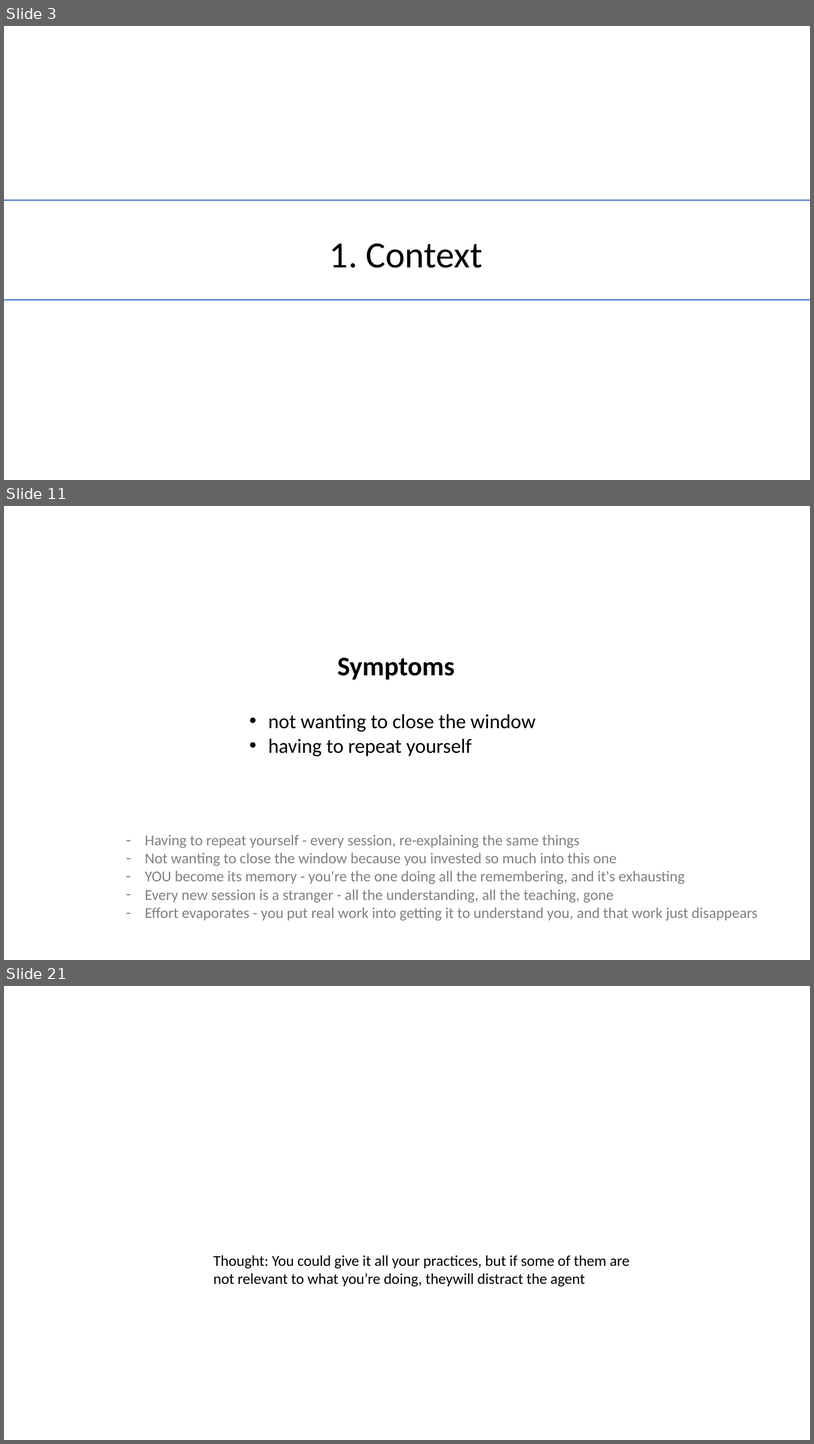
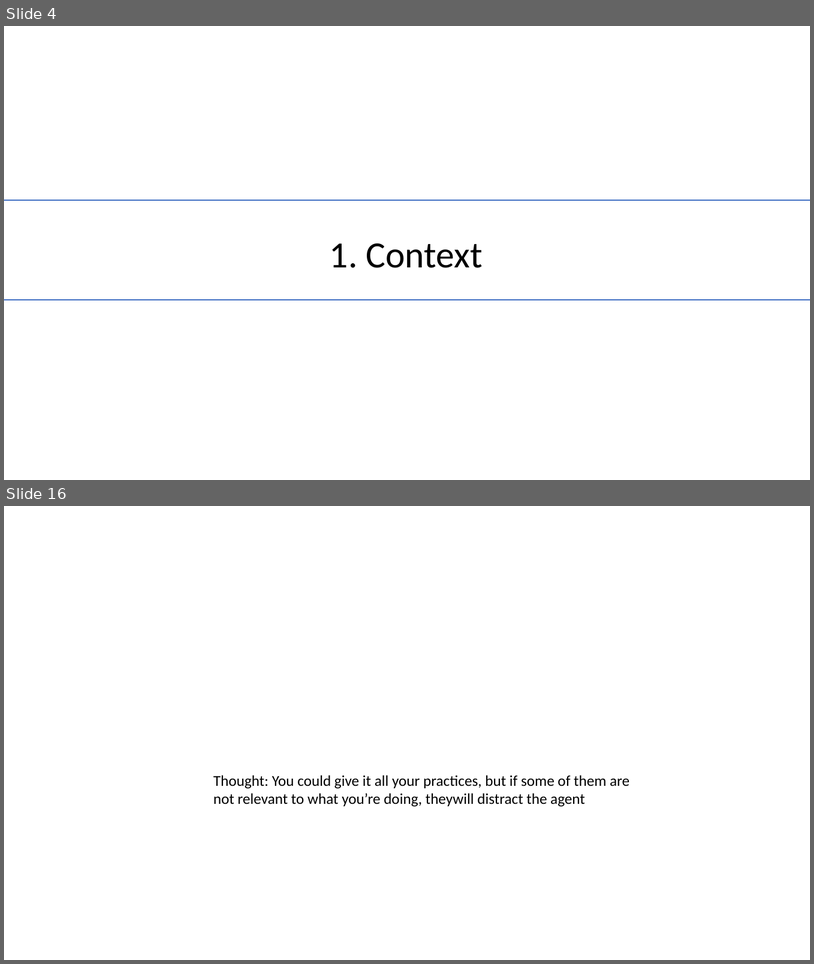
Before and after one commit to lexler/Talks, a slide deck: Slides/Core Patterns for Coding with AI.pptx. Shown one above the other, each under a label of ours: slides 3, 11 and 21 before the commit, slides 4 and 16 after it; the slides between them are not shown. The pictures are 814x1444 and 814x964 pixels, drawn with LibreOffice and Linux fonts; fonts in the diff are those of the drawing. Boxes give left, top, right and bottom in pixels: in the first picture for what was removed or moved away, otherwise in the second. Text is boxed around its words. In the diff, an @@ line names an element or a change of style, - is before the commit and + after.

```diff
--- a/Slides/Core Patterns for Coding with AI.pptx
+++ b/Slides/Core Patterns for Coding with AI.pptx
@@ slide 11 removed at bbox=[4, 506, 810, 960], background #FFFFFF @@
@@ text removed at bbox=[338, 657, 455, 679] @@
-Symptoms
@@ text removed at bbox=[269, 714, 536, 756] @@
-• not wanting to close the window
-• having to repeat yourself
@@ text removed at bbox=[145, 834, 758, 920] @@
-– Having to repeat yourself - every session, re-explaining the same things
-– Not wanting to close the window because you invested so much into this one
-– YOU become its memory - you're the one doing all the remembering, and it's exhausting
-– Every new session is a stranger - all the understanding, all the teaching, gone
-– Effort evaporates - you put real work into getting it to understand you, and that work just disappears
@@ what was slide 3 is now slide 4 @@
@@ what was slide 21 is now slide 16 @@
```
Also in this commit, not shown: 1 slide changed, 11 slides added, 15 other slides removed.
